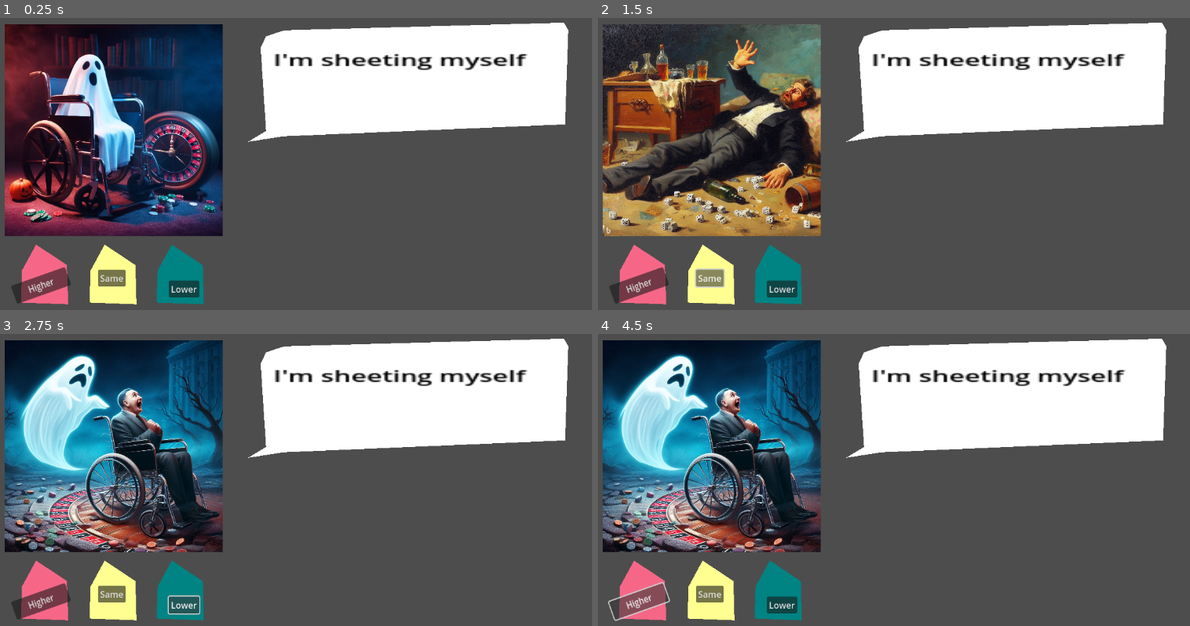
Above: before the commit, frames 1-4 (two rows, left to right).
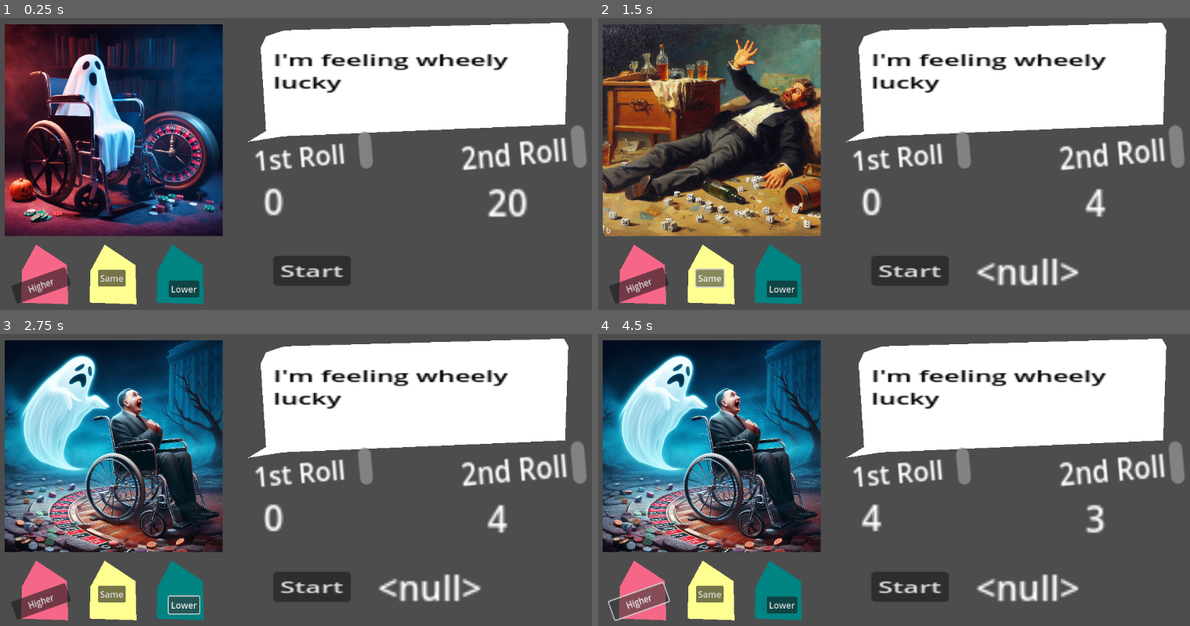
Above: after the commit, the same moments.

Repository: daoslies/TeamGame
Game: Godot game, scene res://Scenes/PlayScreen.tscn
The game is run twice, just before and just after one commit, with the same random seed, the same clock (stepped at 60 frames per second) and the same inputs.
Inputs (mouse positions are in pixels of both pictures, inside the frame that each line leads up to):
- Up to frame 1 (0.25 s): no input
- Up to frame 2 (1.5 s): click "Higher" at 0.5 s; click "Same" at 1.25 s
- Up to frame 3 (2.75 s): click "Lower" at 2 s
- Up to frame 4 (4.5 s): click (911, 588) at 2.75 s, where only the run after the commit has a clickable "Start"; click (911, 588) at 3.5 s, where only the run after the commit has a clickable "Start"; click "Higher" at 4.25 s

The runs differ from the first frame. In frame 1, 5.1% of the frame differs, in the area x 42-100%, y 12-92%; in frame 2, 5.7%; in frame 3, 5.7%; in frame 4, 5.6%.
Error after the commit: Invalid call. Nonexistent function '_get_property_list' in base 'RichTextLabel (1stRoll.gd)'. (res://Scenes/RichTextLabel.gd:16)

Commit message:
some more button
to display the higher or lower result. not fin

Diff:
--- a/Game/Filled_Characters/HueMan.json
+++ b/Game/Filled_Characters/HueMan.json
@@ -9,25 +9,25 @@
   "Health": 8,
   "Bio_FlavText": "Works in a bank. 'Hugh-ston, We have a problem!'",
   "Quips": {
-    "Filler" : {
-        "1": "My ideal holiday is going to the b …(819 unchanged characters)…
-        "2": "I had a spare few hours last Wedne …(1022 unchanged characters)…
-        "3": "So, you'll get a kick out of THIS, …(811 unchanged characters)…
-        "4": "Saw the kids again last Saturday,  …(1227 unchanged characters)…
-        "5": "How's your morning going? Mines be …(2389 unchanged characters)…
-    },
+	"Filler" : {
+		"1": "My ideal holiday is going to the b …(819 unchanged characters)…
+		"2": "I had a spare few hours last Wedne …(1022 unchanged characters)…
+		"3": "So, you'll get a kick out of THIS, …(811 unchanged characters)…
+		"4": "Saw the kids again last Saturday,  …(1227 unchanged characters)…
+		"5": "How's your morning going? Mines be …(2389 unchanged characters)…
+	},
 
-    "Loaded" : {
-        "Higher": {
-            "1":
-        },
-        "Lower": {
-            "1":
-        },
-        "Same": {
-            "1":
-        }
-    }
+	"Loaded" : {
+		"Higher": {
+			"1":
+		},
+		"Lower": {
+			"1":
+		},
+		"Same": {
+			"1":
+		}
+	}
   }
 
 }
--- /dev/null
+++ b/Game/Scenes/1stRoll.gd
@@ -0,0 +1,42 @@
+extends RichTextLabel
+
+
+# Called when the node enters the scene tree for the first time.
+func _ready():
+
+	self.text = "0"
+
+	#self.roll = str(0)
+
+	pass # Replace with function body.
+
+#var display = "test1"
+# Called every frame. 'delta' is the elapsed time since the previous frame.
+func _process(delta):
+
+	pass
+
+func displayText(num):
+
+	print('Here', num)
+
+	self.text = str(int(num))
+	print('Roll: ', self.text)
+
+	return self.text
+
+
+func _on_button_pressed():
+	var Character = get_node("/root/GetCharacter")
+	print('clicked',)
+
+
+	var DiceSize = Character.personify.DiceSize
+
+		# rand num generator
+	var rand_num_gen = RandomNumberGenerator.new()
+	var randum_num = str(int(rand_num_gen.randf_range(1, DiceSize)))
+
+	text = str(randum_num)
+	#self.outcome = text
+	pass # Replace with function body.
--- /dev/null
+++ b/Game/Scenes/2stRoll.gd
@@ -0,0 +1,32 @@
+extends RichTextLabel
+
+
+# Called when the node enters the scene tree for the first time.
+func _ready():
+	pass # Replace with function body.
+
+
+# Called every frame. 'delta' is the elapsed time since the previous frame.
+func _process(delta):
+	pass
+
+
+func _on_higher_pressed():
+	var Character = get_node("/root/GetCharacter")
+
+	print('clicked')
+
+	var DiceSize = Character.personify.DiceSize
+
+		# rand num generator
+	var rand_num_gen = RandomNumberGenerator.new()
+	var randum_num = str(int(rand_num_gen.randf_range(1, DiceSize)))
+	text = str(randum_num)
+
+
+	### Time delay between roll and reveal.
+
+
+
+
+	pass # Replace with function body.
--- a/Game/Scenes/PlayScreen.tscn
+++ b/Game/Scenes/PlayScreen.tscn
@@ -1,10 +1,14 @@
-[gd_scene load_steps=7 format=3 uid="uid://dcbnomws6gwpy"]
+[gd_scene load_steps=11 format=3 uid="uid://dcbnomws6gwpy"]
 
 [ext_resource type="Script" path="res://Scenes/GetCharacter.gd" id="1_k481s"]
 [ext_resource type="Texture2D" uid="uid://b3q2imdh4g32k" path="res://Character_Art/DisabledGhost.jpeg" id="1_mu2wk"]
 [ext_resource type="Script" path="res://Scenes/QuipSelector.gd" id="2_dn17n"]
 [ext_resource type="Script" path="res://Scenes/Higher_Button.gd" id="4_tvaq4"]
+[ext_resource type="Script" path="res://Scenes/StartButtonScript.gd" id="6_odffi"]
 [ext_resource type="Script" path="res://Scenes/button_click.gd" id="6_x5ibr"]
+[ext_resource type="Script" path="res://Scenes/1stRoll.gd" id="7_5um64"]
+[ext_resource type="Script" path="res://Scenes/2stRoll.gd" id="8_n1y0d"]
+[ext_resource type="Script" path="res://Scenes/RichTextLabel.gd" id="9_57ppm"]
 
 [sub_resource type="GDScript" id="GDScript_btyv4"]
 script/source = "extends Sprite2D
@@ -47,42 +51,44 @@
 offset_top = -169.79
 offset_right = 217.155
 offset_bottom = -94.875
-scale = Vector2(3.09079, 1.79682)
+scale = Vector2(3.09079, 1.80682)
 theme_override_colors/default_color = Color(0, 0, 0, 1)
 text = "Hello Hello"
 script = ExtResource("2_dn17n")
 
-[node name="HiLowButtons" type="Node2D" parent="."]
+[node name="Buttons" type="Node2D" parent="."]
+
+[node name="HiLowButtons" type="Node2D" parent="Buttons"]
 position = Vector2(9.725, 11.025)
 scale = Vector2(1, 0.989689)
 script = ExtResource("4_tvaq4")
 
-[node name="Same" type="Polygon2D" parent="HiLowButtons"]
+[node name="Same" type="Polygon2D" parent="Buttons/HiLowButtons"]
 position = Vector2(192.905, 417)
 scale = Vector2(0.992344, 1.65738)
 color = Color(1, 1, 0.572549, 1)
 polygon = PackedVector2Array(-0.375641, 0.0419922, -26.3756, 29.042, -28.3756, 65.042, 58.6244, 67.042, 56.6244, 23.042)
 
-[node name="Lower" type="Polygon2D" parent="HiLowButtons"]
+[node name="Lower" type="Polygon2D" parent="Buttons/HiLowButtons"]
 position = Vector2(316.25, 417)
 scale = Vector2(0.997, 1.657)
 color = Color(0, 0.513726, 0.513726, 1)
 polygon = PackedVector2Array(-0.375641, 0.0419922, -26.3756, 29.042, -28.3756, 65.042, 58.6244, 67.042, 56.6244, 23.042)
 
-[node name="CollisionPolygon2D" type="CollisionPolygon2D" parent="HiLowButtons"]
+[node name="CollisionPolygon2D" type="CollisionPolygon2D" parent="Buttons/HiLowButtons"]
 position = Vector2(67, 417)
 scale = Vector2(0.997312, 1.65738)
 
-[node name="Higher" type="Polygon2D" parent="HiLowButtons"]
+[node name="Higher" type="Polygon2D" parent="Buttons/HiLowButtons"]
 position = Vector2(67, 417)
 scale = Vector2(0.997312, 1.65738)
 color = Color(0.968627, 0.407843, 0.529412, 1)
 polygon = PackedVector2Array(-0.375641, 0.0419922, -26.3756, 29.042, -28.3756, 65.042, 58.6244, 67.042, 56.6244, 23.042)
 
-[node name="Node2D" type="Node2D" parent="."]
+[node name="Node2D" type="Node2D" parent="Buttons"]
 script = ExtResource("6_x5ibr")
 
-[node name="Higher" type="Button" parent="Node2D"]
+[node name="Higher" type="Button" parent="Buttons/Node2D"]
 offset_left = 30.0
 offset_top = 500.0
 offset_right = 142.0
@@ -91,24 +97,88 @@
 scale = Vector2(0.939582, 1.09409)
 text = "Higher"
 
-[node name="Same" type="Button" parent="Node2D"]
+[node name="Same" type="Button" parent="Buttons/Node2D"]
 offset_left = 190.0
 offset_top = 470.0
 offset_right = 241.0
 offset_bottom = 501.0
 text = "Same"
 
-[node name="Lower" type="Button" parent="Node2D"]
+[node name="Lower" type="Button" parent="Buttons/Node2D"]
 offset_left = 320.0
 offset_top = 490.0
 offset_right = 376.0
 offset_bottom = 521.0
 text = "Lower"
 
-[connection signal="pressed" from="Node2D/Higher" to="." method="_on_higher_pressed"]
-[connection signal="pressed" from="Node2D/Higher" to="." method="_on_button_pressed"]
-[connection signal="pressed" from="Node2D/Higher" to="Node2D" method="_on_button_pressed"]
-[connection signal="pressed" from="Node2D/Same" to="." method="_on_button_2_pressed"]
-[connection signal="pressed" from="Node2D/Same" to="." method="_on_same_pressed"]
-[connection signal="pressed" from="Node2D/Lower" to="." method="_on_lower_pressed"]
-[connection signal="pressed" from="Node2D/Lower" to="." method="_on_button_pressed"]
+[node name="Start" type="Node2D" parent="Buttons"]
+position = Vector2(512.045, 63.21)
+scale = Vector2(3.09079, 1.80682)
+script = ExtResource("6_odffi")
+
+[node name="Button" type="Button" parent="Buttons/Start"]
+offset_top = 210.985
+offset_right = 46.0
+offset_bottom = 241.985
+scale = Vector2(1, 0.98478)
+text = "Start"
+
+[node name="Rolls" type="Node2D" parent="."]
+scale = Vector2(1, 1.00396)
+
+[node name="1stRoll" type="RichTextLabel" parent="Rolls"]
+offset_left = 494.46
+offset_top = 295.945
+offset_right = 542.255
+offset_bottom = 323.445
+scale = Vector2(4, 4)
+text = "20"
+script = ExtResource("7_5um64")
+
+[node name="2stRoll" type="RichTextLabel" parent="Rolls"]
+offset_left = 905.215
+offset_top = 295.945
+offset_right = 953.01
+offset_bottom = 323.445
+scale = Vector2(4.01511, 4.14964)
+text = "20"
+script = ExtResource("8_n1y0d")
+
+[node name="1stRollLabel" type="RichTextLabel" parent="Rolls"]
+offset_left = 473.085
+offset_top = 233.54
+offset_right = 546.19
+offset_bottom = 256.17
+rotation = 6.19592
+scale = Vector2(2.98619, 3.03939)
+text = "1st Roll"
+
+[node name="1stRollLabel2" type="RichTextLabel" parent="Rolls"]
+offset_left = 853.315
+offset_top = 222.59
+offset_right = 926.421
+offset_bottom = 245.22
+rotation = 6.19592
+scale = Vector2(3.1424, 3.51518)
+text = "2nd Roll"
+
+[node name="DidYaWin" type="RichTextLabel" parent="Rolls"]
+offset_left = 703.975
+offset_top = 424.455
+offset_right = 813.52
+offset_bottom = 464.455
+scale = Vector2(4, 4)
+script = ExtResource("9_57ppm")
+
+[connection signal="pressed" from="Buttons/Node2D/Higher" to="." method="_on_button_pressed"]
+[connection signal="pressed" from="Buttons/Node2D/Higher" to="." method="_on_higher_pressed"]
+[connection signal="pressed" from="Buttons/Node2D/Higher" to="Buttons/Node2D" method="_on_button_pressed"]
+[connection signal="pressed" from="Buttons/Node2D/Higher" to="Rolls/2stRoll" method="_on_higher_pressed"]
+[connection signal="pressed" from="Buttons/Node2D/Higher" to="Rolls/DidYaWin" method="_on_higher_pressed"]
+[connection signal="pressed" from="Buttons/Node2D/Same" to="." method="_on_button_2_pressed"]
+[connection signal="pressed" from="Buttons/Node2D/Same" to="." method="_on_same_pressed"]
+[connection signal="pressed" from="Buttons/Node2D/Lower" to="." method="_on_lower_pressed"]
+[connection signal="pressed" from="Buttons/Node2D/Lower" to="." method="_on_button_pressed"]
+[connection signal="pressed" from="Buttons/Start/Button" to="Buttons/Start" method="_on_button_pressed"]
+[connection signal="pressed" from="Buttons/Start/Button" to="Rolls/1stRoll" method="_on_button_pressed"]
+[connection signal="ready" from="Rolls/1stRoll" to="Buttons/Start" method="_on_st_roll_ready"]
--- a/Game/Scenes/QuipSelector.gd
+++ b/Game/Scenes/QuipSelector.gd
@@ -4,18 +4,42 @@
 # Called when the node enters the scene tree for the first time.
 func _ready():
 
+	var Character = get_node("/root/GetCharacter")
+	var fillres = Character.personify.Quips.Filler
+	#for i in fillres.values():
+	#	print(i)
+		#text = i
+	text =_filler_quips(fillres)
+
 	pass # Replace with function body.
 
 
 # Called every frame. 'delta' is the elapsed time since the previous frame.
 func _process(delta):
-	var Character = get_node("/root/GetCharacter")
-	var fillres = Character.personify.Quips.Filler
-	for i in fillres.values():
-		print(i)
-		text = i
+
 
 	pass
+
+func _filler_quips(fillres):
+	#returns or prints a _filler_quip from character
+	#locate the quips
+	#var quips = Character.Quips.Filler
+	#len of quips
+	var len_qu = len(fillres)
+	#fillres = fillres.Values()
+
+	#create random number in range of quips, to index a random quip
+	# rand num generator
+	var rand_num_gen = RandomNumberGenerator.new()
+	var randum_num = str(int(rand_num_gen.randf_range(1, len_qu)))
+
+	print(randum_num)
+	print(fillres)
+	print(fillres[randum_num])
+	var quip = fillres[randum_num]
+	#return quip
+	return quip
+
 
 #import all the character files
 ## list of character names
--- /dev/null
+++ b/Game/Scenes/RichTextLabel.gd
@@ -0,0 +1,37 @@
+extends RichTextLabel
+
+
+# Called when the node enters the scene tree for the first time.
+func _ready():
+	pass # Replace with function body.
+
+
+# Called every frame. 'delta' is the elapsed time since the previous frame.
+func _process(delta):
+	pass
+
+func HigherOrLower(dice1, dice2):
+	print('x    s',dice1.text)
+	print(dice2.text)
+	print('Dice 1: ', dice1._get_property_list())
+	print('Dice 2: ', dice2)
+	var result = (
+	"Higher_" if int(dice1.text) > int(dice2.text)
+	else "Same" if int(dice1.text) == int(dice2.text)
+	else "Lower" if int(dice1.text) < int(dice2.text)
+	else "Inconclusive"
+	)
+
+	return result
+
+
+
+func _on_higher_pressed():
+	var Dice1 = get_node("/root/FirstRoll")
+	var Dice2 = get_node("/root/SecondRoll")
+	var result = HigherOrLower(Dice1, Dice2)
+	print(Dice1, "xoxox xoxoxo xoxoo")
+
+	text = result
+
+	pass # Replace with function body.
--- /dev/null
+++ b/Game/Scenes/StartButtonScript.gd
@@ -0,0 +1,22 @@
+extends Node2D
+
+
+# Called when the node enters the scene tree for the first time.
+func _ready():
+
+	pass # Replace with function body.
+
+
+# Called every frame. 'delta' is the elapsed time since the previous frame.
+func _process(delta):
+	pass
+
+
+func _on_button_pressed():
+
+
+	#var RollText = get_node("/root/FirstRoll")
+
+
+	#RollText.displayText(randum_num)
+	pass # Replace with function body.
--- a/Game/project.godot
+++ b/Game/project.godot
@@ -18,6 +18,8 @@
 [autoload]
 
 GetCharacter="*res://Scenes/GetCharacter.gd"
+FirstRoll="*res://Scenes/1stRoll.gd"
+SecondRoll="*res://Scenes/2stRoll.gd"
 
 [rendering]
 
